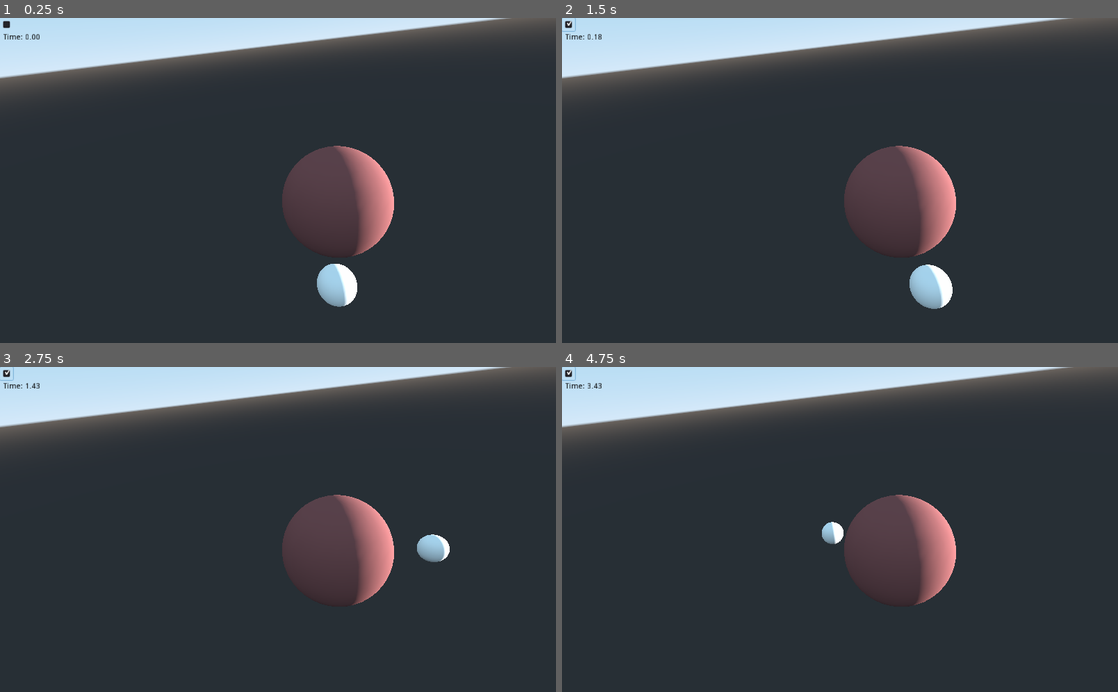
Above: before the commit, frames 1-4 (two rows, left to right).
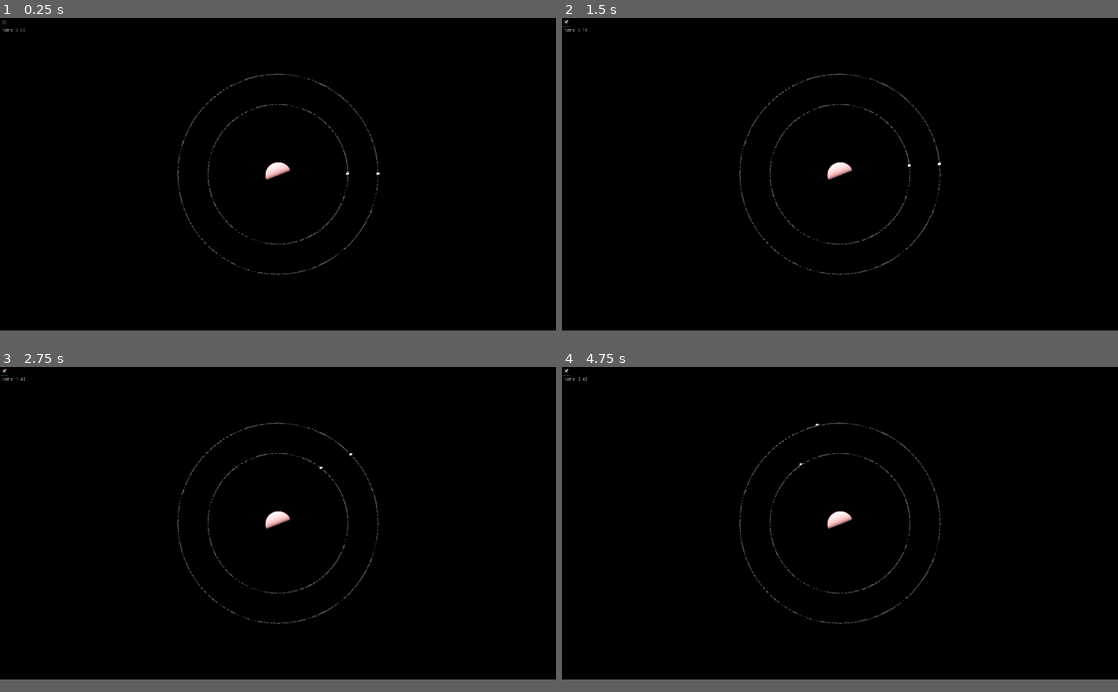
Above: after the commit, the same moments.

Repository: paulmis/spacegame
Game: Godot game, scene res://World.tscn
Two runs of this game, one before a commit and one after it. Both use one fixed random seed, a clock stepped at 60 frames per second and the inputs below.
Inputs (mouse positions are in pixels of both pictures, inside the frame that each line leads up to; where the layout moved, square brackets give the same spot in the first picture):
- Up to frame 1 (0.25 s): no input
- Up to frame 2 (1.5 s): tap Enter at 0.5 s; click (567, 21) [567, 24] at 1.25 s
- Up to frame 3 (2.75 s): no input
- Up to frame 4 (4.75 s): no input
In our replay, the window is 800x468 before the commit and 800x450 after it. These sizes can differ from the game's own. Grey fills any space a smaller window leaves; there, only what the larger window draws over its background counts as a difference.

The runs differ from the first frame. In frame 1, 96% of the frame differs, in the area x 0-100%, y 0-97%; in frame 2, 96%; in frame 3, 96%; in frame 4, 96%.

Commit message:
add rings

Diff:
--- a/Body.gd
+++ b/Body.gd
@@ -3,27 +3,34 @@
 export (PackedScene) var Body_
 
 var mass: int
-var period: float = 5
-var radius: float = 1
+var period: float
+var radius: float
+var distance: float
 var orbit_center: Vector3
 onready var sphere = $Sphere
+onready var orbit = $Orbit
 
-func init(name: String, mass: int, radius: float, orbit_center: Vector3):
+func init(name: String, mass: int, radius: float, period: float, distance: float, orbit_center: Vector3):
 	self.name = name
 	self.mass = mass
 	self.radius = radius
+	self.period = period
+	self.distance = distance
 	self.orbit_center = orbit_center
 
 func _ready():
 	sphere.mesh.radius = radius
 	sphere.mesh.height = radius * 2
+	orbit.inner_radius = distance
+	orbit.outer_radius = distance + 0.04
 	calculate_position()
 
 func calculate_position():
 	self.transform.origin = self.orbit_center +\
-		Vector3(sin(GlobalTime.time * 2 * 3.14 / self.period) * 10,
+		Vector3(sin(GlobalTime.time * 2 * 3.14 / self.period) * self.distance,
 				0,
-				cos(GlobalTime.time * 2 * 3.14 / self.period) * 10)
+				cos(GlobalTime.time * 2 * 3.14 / self.period) * self.distance)
+	orbit.transform.origin = -self.transform.origin
 
 func _process(_delta):
 	self.calculate_position()
--- a/Body.tscn
+++ b/Body.tscn
@@ -1,11 +1,29 @@
-[gd_scene load_steps=3 format=2]
+[gd_scene load_steps=5 format=2]
 
 [ext_resource path="res://Body.gd" type="Script" id=1]
 
+[sub_resource type="SpatialMaterial" id=2]
+
 [sub_resource type="SphereMesh" id=1]
+material = SubResource( 2 )
+
+[sub_resource type="SpatialMaterial" id=3]
+flags_transparent = true
+flags_unshaded = true
+flags_use_point_size = true
+flags_do_not_receive_shadows = true
+albedo_color = Color( 0.929412, 0.929412, 0.929412, 0.545098 )
 
 [node name="Body_" type="Spatial"]
 script = ExtResource( 1 )
 
 [node name="Sphere" type="MeshInstance" parent="."]
 mesh = SubResource( 1 )
+
+[node name="Orbit" type="CSGTorus" parent="."]
+generate_lightmap = false
+inner_radius = 32.3
+outer_radius = 32.4
+sides = 64
+ring_sides = 8
+material = SubResource( 3 )
--- /dev/null
+++ b/Ring.gd
@@ -0,0 +1,35 @@
+extends MeshInstance
+
+var segments = 50
+var height = 0.001
+var radius = 1
+var thickness = 0.01
+
+func _ready():
+	var surface_array= []
+	surface_array.resize(Mesh.ARRAY_MAX)
+
+	# PoolVector**Arrays for mesh construction.
+	var verts = PoolVector3Array()
+	var uvs = PoolVector2Array()
+	var normals = PoolVector3Array()
+	var indices = PoolIntArray()
+
+	for i in range(segments + 1):
+		var u = float(i) / segments
+		var x = sin(u * PI * 2.0)
+		var z = cos(u * PI * 2.0)
+		var vert = Vector3(x * radius, 0, z * radius)
+		verts.append(vert)
+		normals.append(vert.normalized())
+		uvs.append(Vector2(u, v))
+		point += 1
+
+	# Assign arrays to mesh array.
+	surface_array[Mesh.ARRAY_VERTEX] = verts
+	surface_array[Mesh.ARRAY_TEX_UV] = uvs
+	surface_array[Mesh.ARRAY_NORMAL] = normals
+	surface_array[Mesh.ARRAY_INDEX] = indices
+
+	# Create mesh surface from mesh array.
+	mesh.add_surface_from_arrays(Mesh.PRIMITIVE_TRIANGLES, surface_array)
--- a/World.gd
+++ b/World.gd
@@ -1,11 +1,17 @@
 extends Spatial
 
+var bodies = [
+	["Vaie", 2300, .3, 10, 32.4, Vector3(0, 0, 0)],
+	["Tentoe", 4500, .6, 12, 46.4, Vector3(0, 0, 0)]
+]
 
 # Called when the node enters the scene tree for the first time.
 func _ready():
-	var body = preload("res://Body.tscn").instance()
-	body.init("Vaie", 2300, 1.5, Vector3(0, 0, 0))
-	add_child(body)
+	var Body_ = preload("res://Body.tscn")
+	for params in bodies:
+		var body = Body_.instance()
+		body.init(params[0], params[1], params[2], params[3], params[4], params[5])
+		add_child(body)
 
 # Called every frame. 'delta' is the elapsed time since the previous frame.
 #func _process(delta):
--- a/World.tscn
+++ b/World.tscn
@@ -22,23 +22,23 @@
 mesh = SubResource( 1 )
 
 [node name="DirectionalLight" type="DirectionalLight" parent="."]
-transform = Transform( -0.363885, 0, 0.931444, 0, 1, 0, -0.931444, 0, -0.363885, 2.058, 1.31811, -0.906246 )
-light_energy = 4.67
-
-[node name="CameraHolder" type="Spatial" parent="."]
-transform = Transform( 0.91197, 0, -0.410257, 0, 1, 0, 0.410257, 0, 0.91197, 0, 4.4702, 11.5537 )
-
-[node name="Camera" type="Camera" parent="CameraHolder"]
-transform = Transform( 0.77955, -0.245135, 0.576378, -0.101454, 0.858659, 0.502406, -0.618069, -0.450126, 0.644498, 4.15264, 11.7415, 9.23101 )
+transform = Transform( -0.363885, 0, 0.931444, 0, 1, 0, -0.931444, 0, -0.363885, -28.2057, 35.5607, 61.1012 )
+light_energy = 8.22
+light_indirect_energy = 1.881
+light_specular = 3.223
 
 [node name="PauseCheckBox" type="CheckBox" parent="."]
 margin_right = 24.0
 margin_bottom = 24.0
 
 [node name="TimeLabel" type="RichTextLabel" parent="."]
-modulate = Color( 0, 0, 0, 1 )
+modulate = Color( 0.94902, 0.917647, 0.917647, 1 )
 margin_left = 6.0
 margin_top = 29.0
 margin_right = 111.0
 margin_bottom = 69.0
 text = "Time: 0"
+
+[node name="Camera" type="Camera" parent="."]
+transform = Transform( -4.37114e-08, 1, 0, 4.37114e-08, 1.91069e-15, 1, 1, 4.37114e-08, -4.37114e-08, 0, 103.507, 0 )
+far = 8192.0
--- a/default_env.tres
+++ b/default_env.tres
@@ -1,7 +1,16 @@
 [gd_resource type="Environment" load_steps=2 format=2]
 
 [sub_resource type="ProceduralSky" id=1]
+sky_top_color = Color( 0, 0, 0, 1 )
+sky_horizon_color = Color( 0, 0, 0, 1 )
+sky_curve = 1e-05
+ground_bottom_color = Color( 0, 0, 0, 1 )
+ground_horizon_color = Color( 0, 0, 0, 1 )
+sun_color = Color( 0, 0, 0, 1 )
+sun_longitude = 1.51
 
 [resource]
 background_mode = 2
 background_sky = SubResource( 1 )
+ambient_light_color = Color( 0.552941, 0.513726, 0.513726, 1 )
+tonemap_mode = 2
--- a/project.godot
+++ b/project.godot
@@ -28,6 +28,12 @@
 
 GlobalTime="*res://Time.gd"
 
+[display]
+
+window/size/width=1600
+window/size/height=900
+window/stretch/aspect="keep"
+
 [gui]
 
 common/drop_mouse_on_gui_input_disabled=true
@@ -38,4 +44,9 @@
 
 [rendering]
 
+quality/filters/sharpen_intensity=0.127
+quality/filters/anisotropic_filter_level=8
+quality/filters/msaa=4
+quality/filters/use_fxaa=true
+quality/filters/use_debanding=true
 environment/default_environment="res://default_env.tres"
